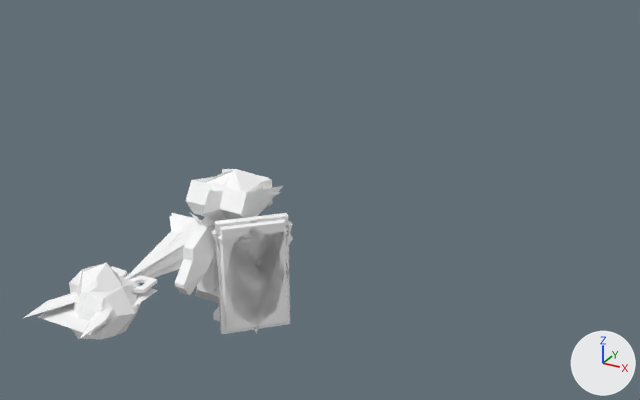
Before and after pictures for a commit that changed the FBX model taktik/Assets/Raw/rockpaperscissors.fbx.
One viewpoint serves both versions: a 50 mm lens placed at (3.55, -5.12, 3.73), pointed at (0.09, 1.15, 0.6). Arrows for +X, +Y and +Z are at lower right; the lights stay in place. Where no turn or scale is listed for an object, it has been applied to the vertices.

The first picture shows 'knight_ppr', 'knight_rck', 'knight_scrs', 'mount'.
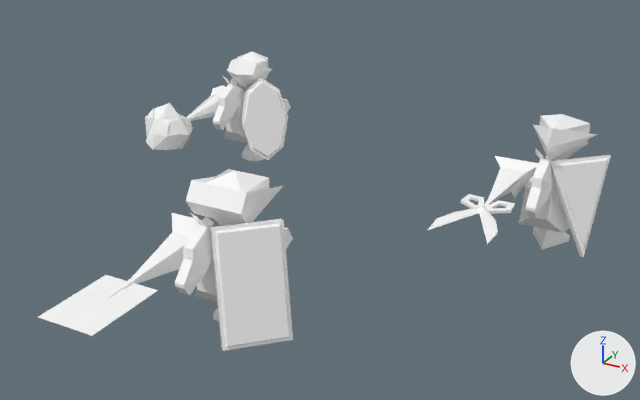
What differs and where, as boxes [x1, y1, x2, y2] in the pictures (640 x 400 px; the box of a moved part takes in the faces that stretch with it):
'knight_ppr', reshaped (10% taller): before [38, 170, 290, 336]; after [38, 169, 293, 351]
'knight_rck', reshaped, moved (35% narrower, 34% shorter): before [69, 173, 289, 339]; after [145, 51, 288, 161]
'knight_scrs', reshaped, moved (32% narrower, 15% shorter): before [22, 169, 293, 338]; after [428, 114, 611, 257]
'mount_scrs', added: after [519, 149, 570, 233]
'mount_rck', added: after [213, 75, 291, 143]
part 1 of me_mesh_001, moved or reshaped: before [211, 221, 293, 334]; after [550, 155, 611, 257]
part 2 of me_mesh_001, moved or reshaped: before [202, 188, 281, 227]; after [533, 124, 598, 156]
part 3 of me_mesh_002, moved or reshaped: before [219, 220, 289, 329]; after [241, 78, 288, 160]
part 4 of me_mesh_003, moved or reshaped: before [215, 213, 290, 334]; after [210, 219, 293, 351]

Diff of the bpy script that builds the scene:
```diff
--- a/taktik/Assets/Raw/rockpaperscissors.fbx.py
+++ b/taktik/Assets/Raw/rockpaperscissors.fbx.py
@@ me_mesh_001 @@
 me_mesh_001.from_pydata(...)  # 116 vertices, 178 faces; spans x -0.57..0.55, y -1.68..0.18, z 0.0..1.26
 # used by ob_knight_scrs; location = (0.0, 0.0, 0.0)
 # before: 58 (0.0, -0.34, 0.93), 59 (0.0, -0.34, 1.22) at pixel (208, 190), 60 (0.0, -0.43, 1.07) at pixel (202, 213)
+# me_mesh_001 part 1: the loose piece of 12 vertices spanning x 0.09..0.55, y -0.5..-0.04, z 0.09..0.97 is multiplied about its middle by the matrix ((0.983, 0.017, -0.183), (0.017, 0.983, 0.183), (0.183, -0.183, 0.966))
+# me_mesh_001 part 2
+for i in [58, 59, 60]: me_mesh_001.vertices[i].co += Vector((0.0, 0.05, 0.0))
 me_mesh_001.materials.append(mat_scissors)
@@ me_mesh_002 @@
 # used by ob_knight_rck; location = (0.0, 0.0, 0.0)
-me_mesh_002.from_pydata(...)  # 194 vertices, 230 faces; spans x -0.58..0.53, y -1.47..0.19, z 0.0..1.26
+me_mesh_002.from_pydata(...)  # 194 vertices, 236 faces; spans x -0.58..0.53, y -1.47..0.19, z 0.0..1.26
+# me_mesh_002 part 3: 32 vertices moved from x 0.11..0.53, y -0.48..-0.06, z 0.13..1.04 to x 0.11..0.53, y -0.48..-0.06, z 0.14..1.04
 me_mesh_002.materials.append(mat_rock)
@@ me_mesh_003 @@
 me_mesh_003.from_pydata(...)  # 85 vertices, 85 faces; spans x -0.55..0.53, y -1.56..0.3, z 0.0..1.26
 # used by ob_knight_ppr; location = (0.0, 0.0, 0.0)
+# me_mesh_003 part 4: the loose piece of 16 vertices spanning x 0.11..0.53, y -0.48..-0.06, z 0.13..1.04 is multiplied about its middle by the matrix ((0.983, 0.017, -0.183), (0.017, 0.983, 0.183), (0.183, -0.183, 0.966)), then moved by (0.04, -0.08, -0.03)
 me_mesh_003.materials.append(mat_paper)
@@ me_mesh_005 @@
+me_mesh_005.from_pydata(...)  # 79 vertices, 144 faces; spans x -0.268..0.268, y -0.748..0.729, z 0.201..1.1
+me_mesh_005.materials.append(mat_mount)  # white #ffffff
@@ me_mesh_002_1 @@
+me_mesh_002_1.from_pydata(...)  # 79 vertices, 144 faces; spans x -0.268..0.268, y -0.748..0.729, z 0.201..1.1
+me_mesh_002_1.materials.append(mat_mount)  # white #ffffff
@@ ob_knight_scrs @@
 ob_knight_scrs = bpy.data.objects.new('knight_scrs', me_mesh_001)
-ob_knight_scrs.location = (0.0, 0.0, 0.0)
+ob_knight_scrs.location = (1.8, 2.5, 0.0)
@@ ob_knight_rck @@
 ob_knight_rck = bpy.data.objects.new('knight_rck', me_mesh_002)
-ob_knight_rck.location = (0.0, 0.0, 0.0)
+ob_knight_rck.location = (-1.85, 3.1, 0.0)
@@ ob_mount_scrs @@
+ob_mount_scrs = bpy.data.objects.new('mount_scrs', me_mesh_005)
+ob_mount_scrs.location = (1.8, 2.5, 0.0)
@@ ob_mount_rck @@
+ob_mount_rck = bpy.data.objects.new('mount_rck', me_mesh_002_1)
+ob_mount_rck.location = (-1.85, 3.1, 0.0)
```
